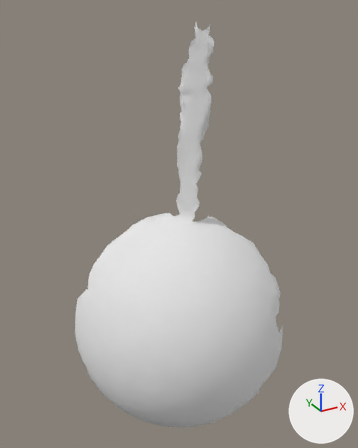
Two versions of the OBJ model res/pendulum_horizontal/Pendulum_horizontal.000043.obj, one commit apart.
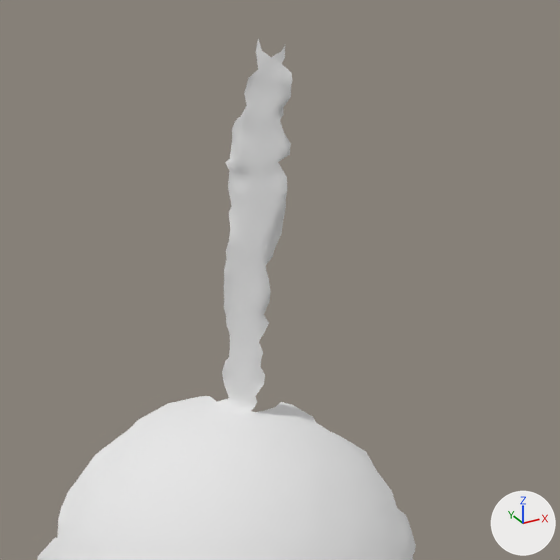
Old and new are each drawn whole from a 50 mm camera at (-141.0, -328.0, 374.0) aimed at (130.0, 164.0, 128.0) and again close up on the part from 16% to 100% of the width and 0% to 67% of the height. Arrows for +X, +Y and +Z are at lower right; the lights stay in place. Where no turn or scale is listed for an object, it has been applied to the vertices.

The first close-up shows 'Pendulum_horizontal.000043'.
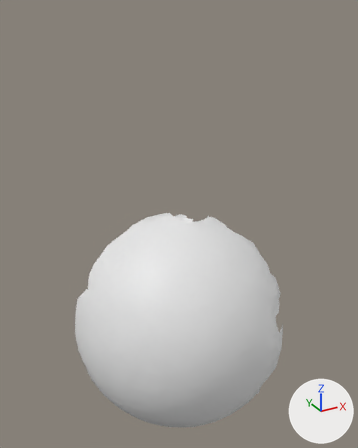
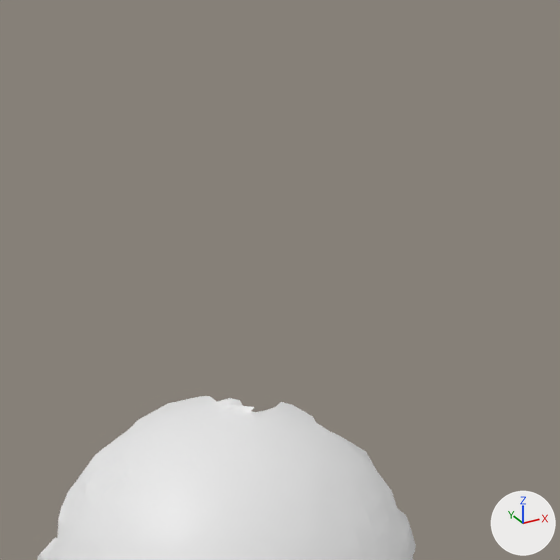
Location of each change, (x1, y1, x2, y2) in pixels of the close-ups (560 x 560 px):
'Pendulum_horizontal.000043', reshaped
    before: (37, 38, 416, 560)
    after: (37, 396, 416, 560)
part 1 of me_pendulum_horizontal_000043, deleted
    before: (222, 38, 292, 407)

The change, as a diff of the scene's bpy script:
```diff
--- a/res/pendulum_horizontal/Pendulum_horizontal.000043.obj.py
+++ b/res/pendulum_horizontal/Pendulum_horizontal.000043.obj.py
@@ me_pendulum_horizontal_000043 @@
 # used by ob_pendulum_horizontal_000043; location = (0.0, 0.0, 0.0)
-me_pendulum_horizontal_000043.from_pydata(...)  # 5338 vertices, 10496 faces; spans x 1.0..250.0, y 48.0..250.0, z -174.0..359.0
-me_pendulum_horizontal_000043.materials.append(mat_pendulum_horizontal_000043)  # white #e7e7e7
+me_pendulum_horizontal_000043.from_pydata(...)  # 4880 vertices, 9655 faces; spans x 1.0..250.0, y 48.0..250.0, z -174.0..125.0
+# me_pendulum_horizontal_000043 part 1: 458 vertices removed from x 147.0..180.0, y 167.0..216.0, z 126.0..359.0
```
